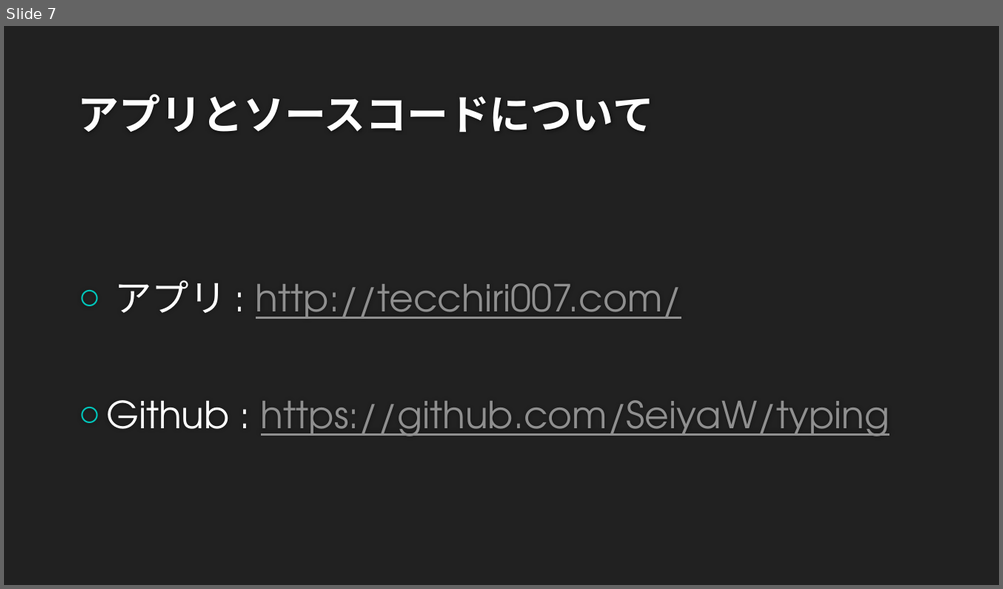
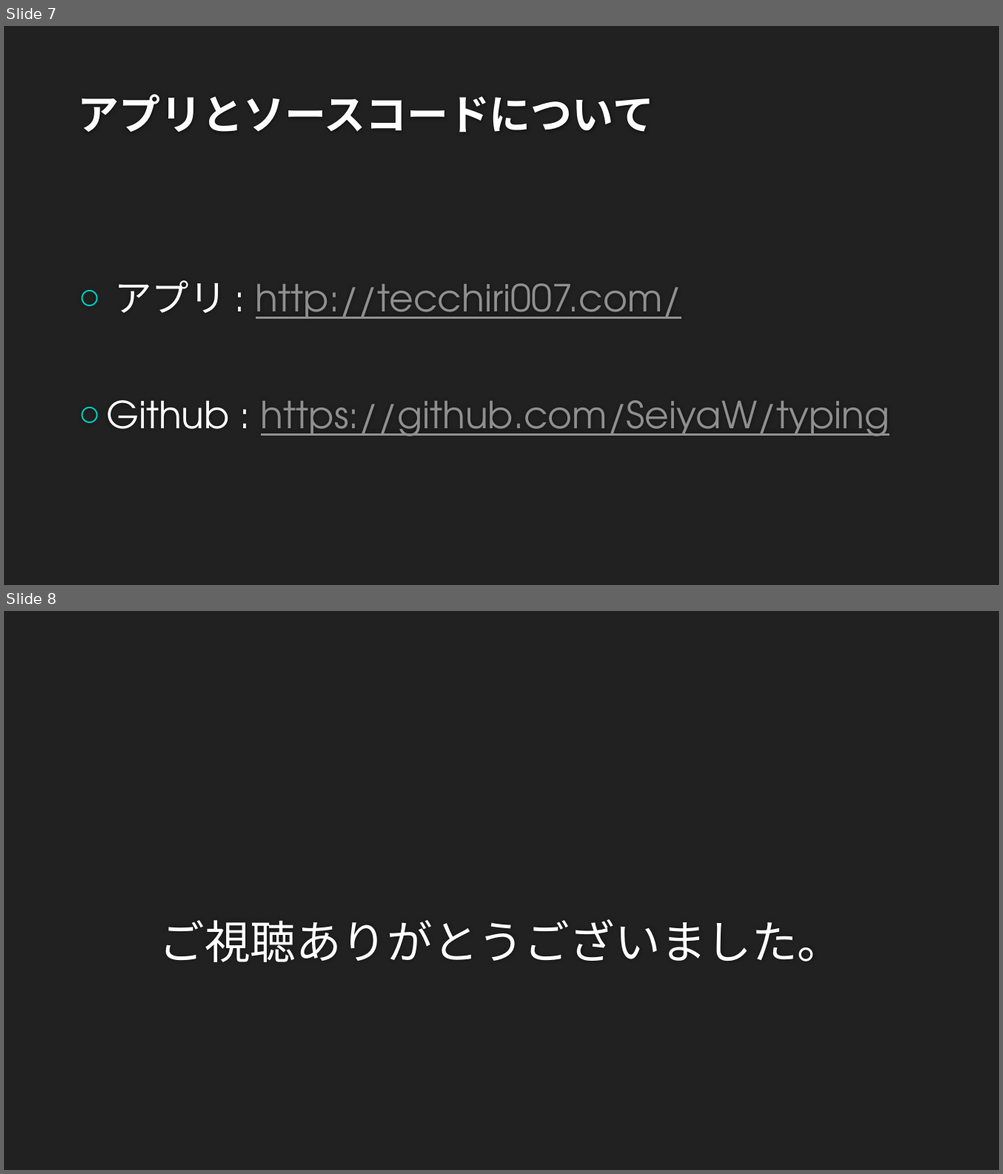
Before and after one commit to SeiyaW/typing, a slide deck: ことわざタイピング.pptx. Shown one above the other, each under a label of ours: slide 7 before the commit, slides 7 and 8 after it. The pictures are 1003x589 and 1003x1174 pixels, drawn with LibreOffice and Linux fonts; fonts in the diff are those of the drawing; background and template pictures are left out. Boxes give left, top, right and bottom in pixels: in the first picture for what was removed or moved away, otherwise in the second. Text is boxed around its words. In the diff, an @@ line names an element or a change of style, - is before the commit and + after.

```diff
--- a/ことわざタイピング.pptx
+++ b/ことわざタイピング.pptx
@@ slide 8 added at [4, 611, 999, 1170], background #212121 @@
@@ text added at [159, 920, 843, 963], 44 pt, text #FFFFFF @@
+ご視聴ありがとうございました。
```
Also in this commit, not shown: 4 slides changed, 1 other file.
